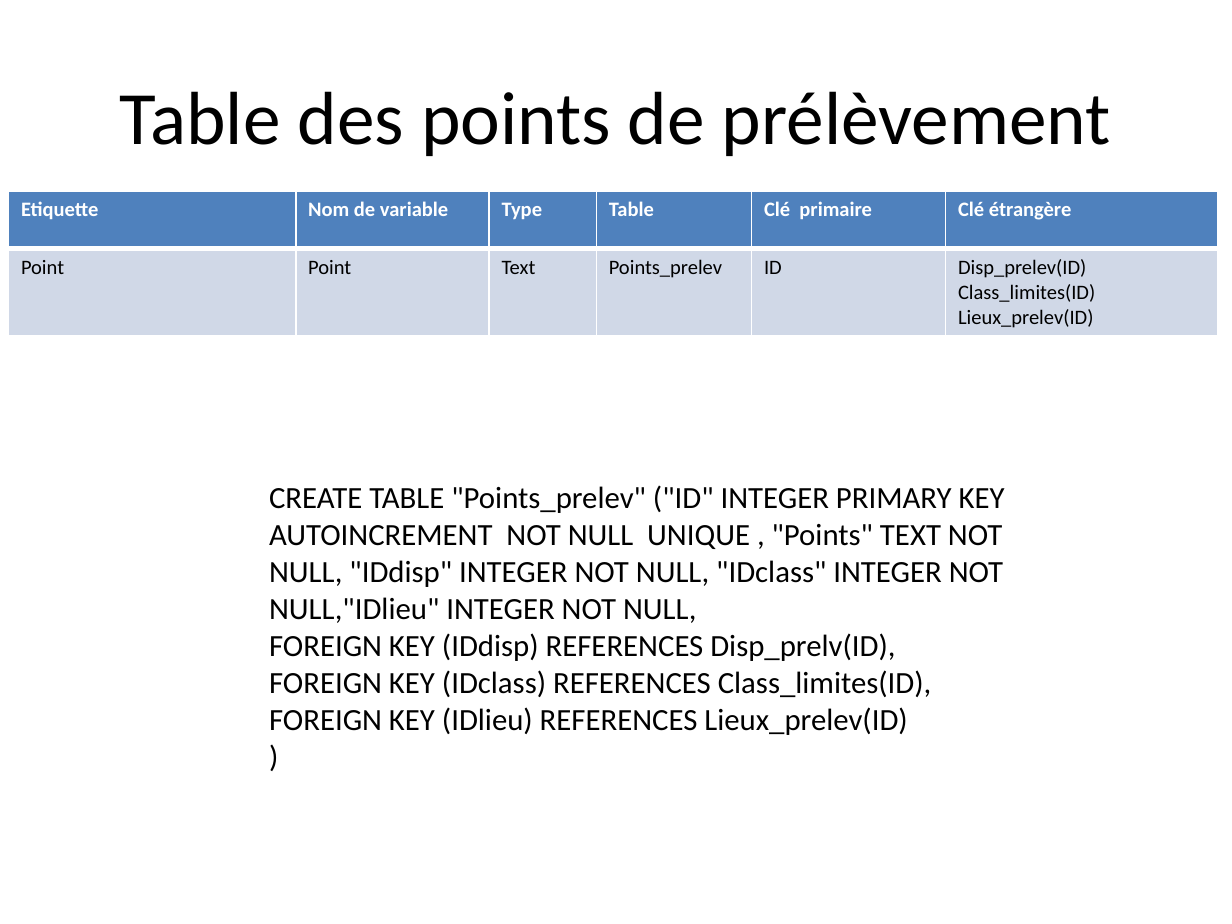
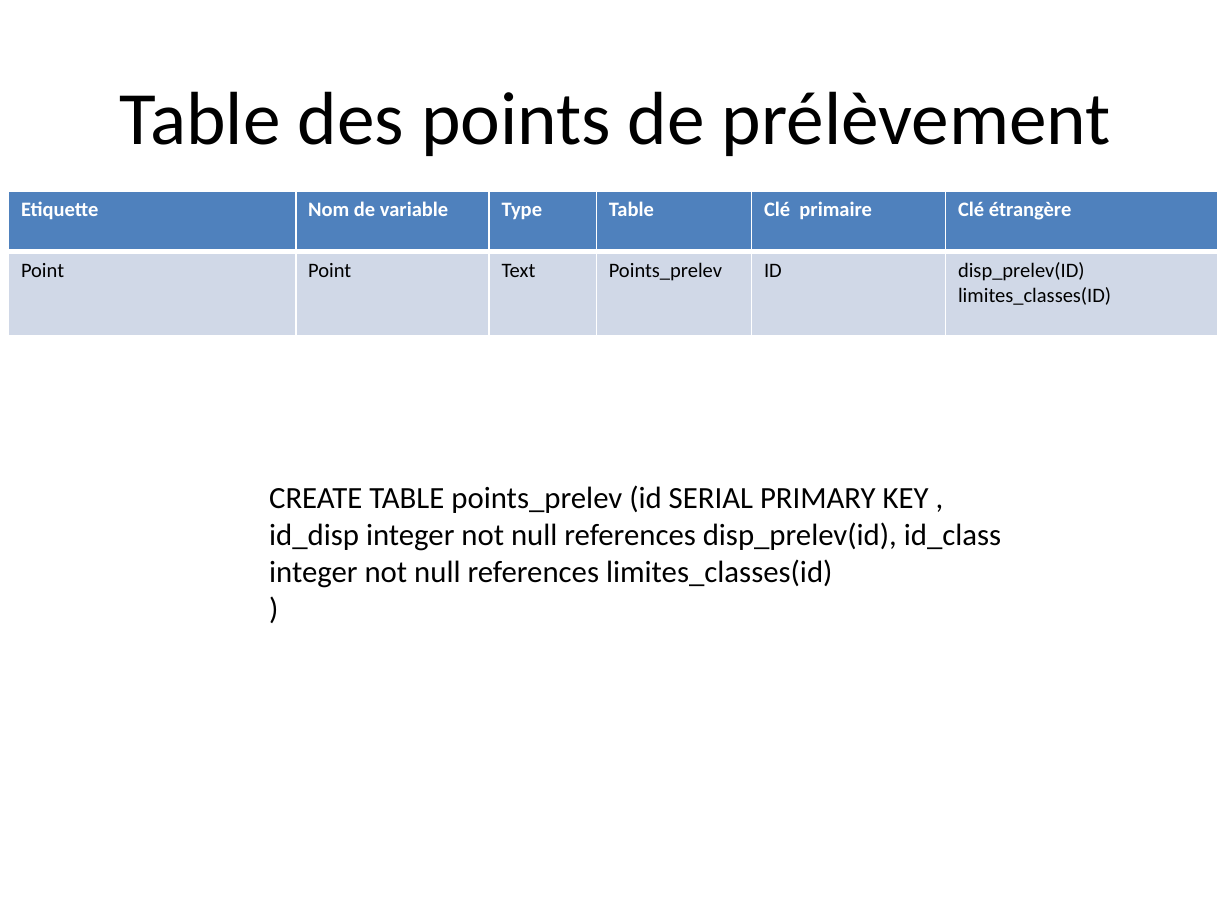
Before and after one commit to liavtavo/controle_microbio, a slide deck: slide 8 of php.pptx (slide 9 before the commit). Drawn at 1232x924 pixels with LibreOffice and Linux fonts; fonts in the diff are those of the drawing. Boxes give left, top, right and bottom in pixels: in the first picture for what was removed or moved away, otherwise in the second. Text is boxed around its words. In the diff, an @@ line names an element or a change of style, - is before the commit and + after.

```diff
--- a/php.pptx
+++ b/php.pptx
@@ table at (x1=9, y1=191, x2=1217, y2=309) @@
-row 2, column 6: Disp_prelev(ID) / Class_limites(ID) / Lieux_prelev(ID)
+row 2, column 6: disp_prelev(ID) / limites_classes(ID)
@@ fill #D0D8E8 to #D0D8E7 in row 2 @@
@@ borders changed @@
@@ text at (x1=269, y1=485, x2=1001, y2=588): text changed @@
-CREATE TABLE "Points_prelev" ("ID" INTEGER PRIMARY KEY AUTOINCREMENT NOT NULL UNIQUE , "Points" TEXT NOT NULL, "IDdisp" INTEGER NOT NULL, "IDclass" INTEGER NOT NULL,"IDlieu" INTEGER NOT NULL,
-FOREIGN KEY (IDdisp) REFERENCES Disp_prelv(ID),
-FOREIGN KEY (IDclass) REFERENCES Class_limites(ID),
-FOREIGN KEY (IDlieu) REFERENCES Lieux_prelev(ID)
+CREATE TABLE points_prelev (id SERIAL PRIMARY KEY , id_disp integer not null references disp_prelev(id), id_class integer not null references limites_classes(id)
```
Also in this commit, not shown: 12 other slides changed, 1 slide added, 1 slide removed.
